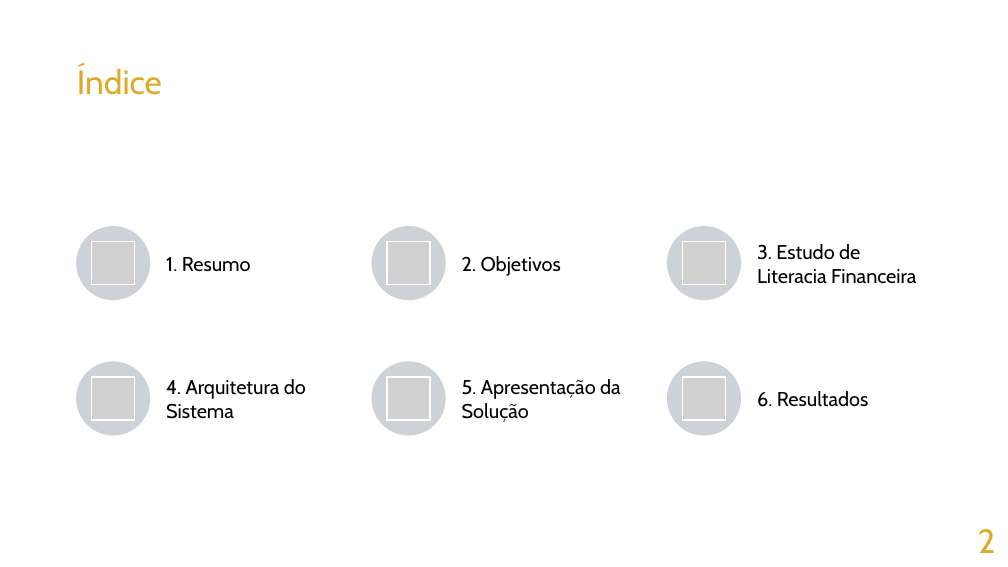
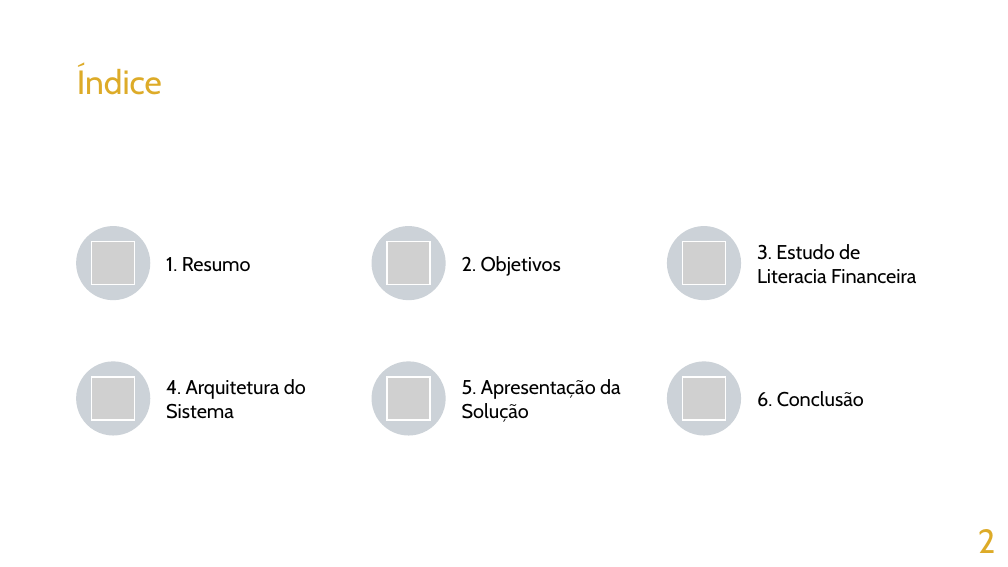
Before and after one commit to goncaloferreira966/Smart4Finances, a slide deck: slide 2 of Smart4FiancesApresentacao.pptx. Drawn at 1008x567 pixels with LibreOffice and Linux fonts; fonts in the diff are those of the drawing; grey boxes stand for pictures. Boxes give left, top, right and bottom in pixels: in the first picture for what was removed or moved away, otherwise in the second. Text is boxed around its words. In the diff, an @@ line names an element or a change of style, - is before the commit and + after.

Commit message:
commit apresentação final

```diff
--- a/Smart4FiancesApresentacao.pptx
+++ b/Smart4FiancesApresentacao.pptx
@@ text at (x1=757, y1=391, x2=864, y2=407): text changed @@
-6. Resultados
+6. Conclusão
```
Also in this commit, not shown: 4 other slides changed.
